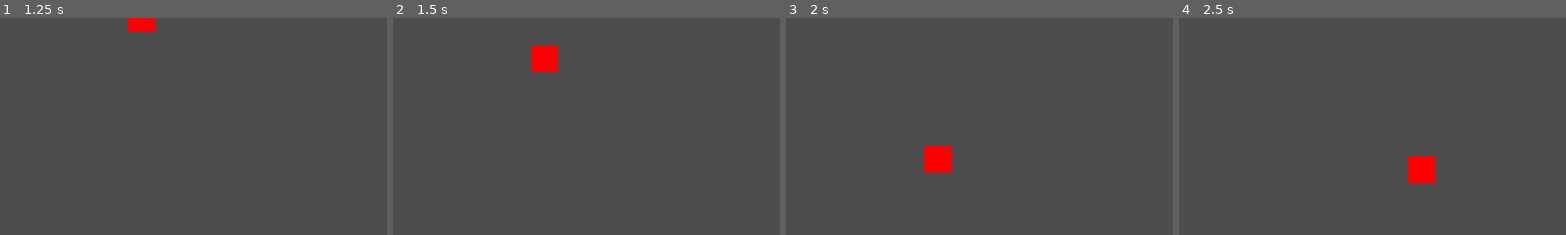
Above: before the commit, frames 1-4 (left to right).
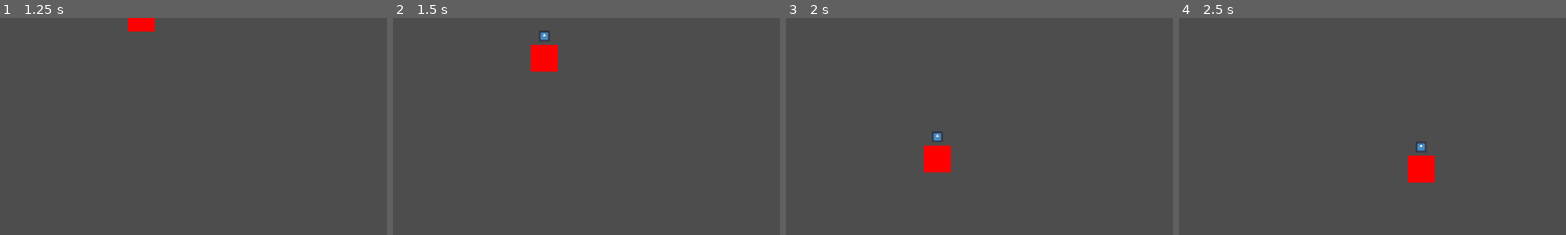
Above: after the commit, the same moments.

Repository: Vektor-Studios/Hackclub-Haven
Game: Godot game, scene res://Scenes/game.tscn
Two runs of this game, one before a commit and one after it. Both use one fixed random seed, a clock stepped at 60 frames per second and the inputs below. The engine's default icon, where the game draws it, is replaced by a stand-in: a white triangle on a blue panel in a dark square.
Inputs:
- Up to frame 1 (1.25 s): tap Enter at 0.5 s; hold D (right) from 0.53 s (still down)
- Up to frame 2 (1.5 s): release D (right) at 1.28 s; hold S (down) from 1.28 s (still down)
- Up to frame 3 (2 s): keep holding S (down)
- Up to frame 4 (2.5 s): release S (down) at 2.03 s; hold D (right) from 2.03 s (still down)
The pictures show only the part of the screen within x 0-50%, y 0-50%; the shares and areas given below are measured in that part.

Frame 1 is identical in both runs. In frame 2, 0.1% of the frame differs, in the area x 37-41%, y 5-11%; in frame 3, 0.1%; in frame 4, 0.1%, in the area x 61-64%, y 57-62%.

Commit message:
Food Item Visual Display

Diff:
--- a/Scenes/player.tscn
+++ b/Scenes/player.tscn
@@ -7,6 +7,10 @@
 
 [node name="Player" type="CharacterBody2D" unique_id=1714150782]
 script = ExtResource("1_v0iea")
+
+[node name="FoodSprite" type="Sprite2D" parent="." unique_id=1700099742]
+position = Vector2(0, -33)
+scale = Vector2(0.12500003, 0.12500003)
 
 [node name="ColorRect" type="ColorRect" parent="." unique_id=2017136592]
 anchors_preset = 8
--- a/Scripts/food_items.gd
+++ b/Scripts/food_items.gd
@@ -10,8 +10,8 @@
 	func _to_string() -> String:
 		return name
 
-	func _get_sprite_path() -> String:
-		return sprite_path
+	func get_sprite_path() -> Resource:
+		return load(sprite_path)
 
 class Burger extends Food:
 	func _init() -> void:
--- a/Scripts/player.gd
+++ b/Scripts/player.gd
@@ -8,6 +8,7 @@
 func _ready() -> void:
 	current_food = 0
 	print(check_food())
+	$FoodSprite.texture = check_food().get_sprite_path()
 
 func check_food():
 	if current_food != null:
